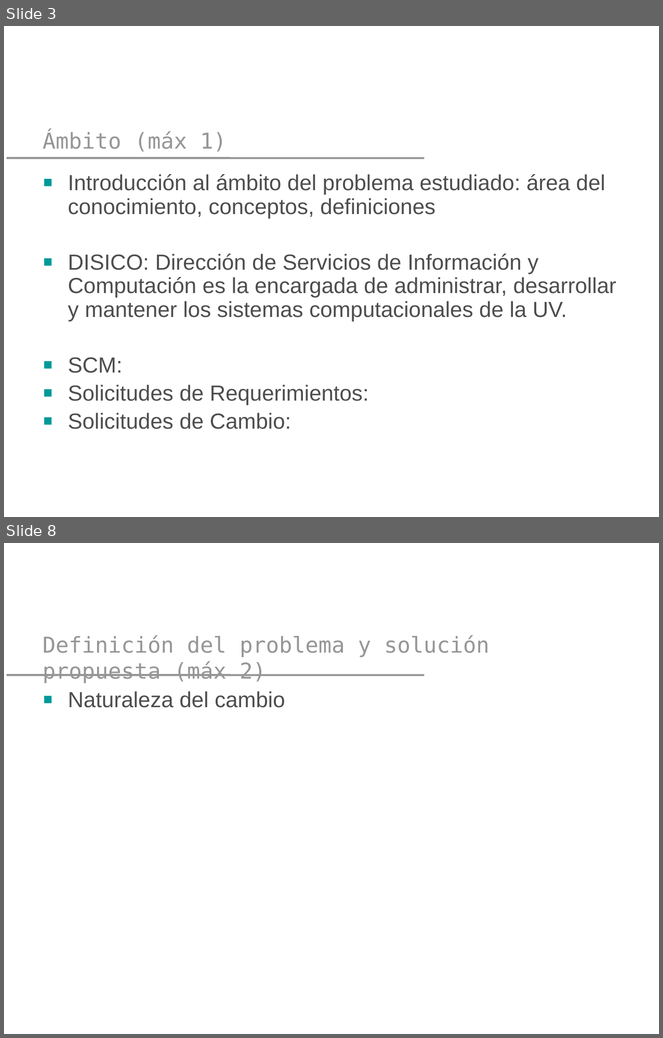
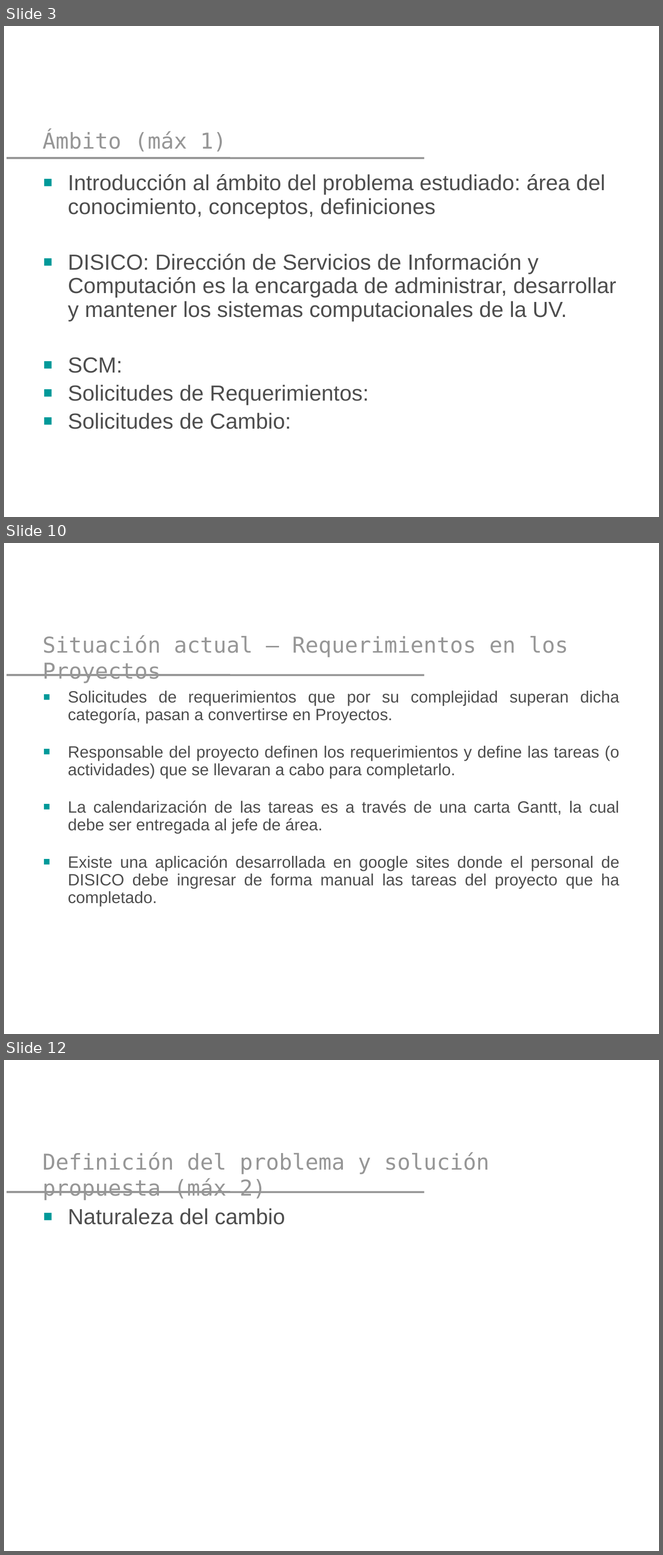
Before and after one commit to yano2h/TESIS, a slide deck: Presentaciones/Plantilla Pres 2_2012.pptx. Shown one above the other, each under a label of ours: slides 3 and 8 before the commit, slides 3, 10 and 12 after it; the slides between them are not shown. The pictures are 663x1038 and 663x1555 pixels, drawn with LibreOffice and Linux fonts; fonts in the diff are those of the drawing; background and template pictures are left out. Boxes give left, top, right and bottom in pixels: in the first picture for what was removed or moved away, otherwise in the second. Text is boxed around its words. In the diff, an @@ line names an element or a change of style, - is before the commit and + after.

```diff
--- a/Presentaciones/Plantilla Pres 2_2012.pptx
+++ b/Presentaciones/Plantilla Pres 2_2012.pptx
@@ slide 10 added at bbox=[4, 543, 659, 1034], background picture (left out); not listed: 1 template element that a slide beside it also shows @@
@@ title added at bbox=[42, 635, 569, 683], 24 pt, text #969696 @@
+Situación actual – Requerimientos en los Proyectos
@@ text added at bbox=[68, 691, 620, 906], 18 pt, text #4D4D4D @@
+■ Solicitudes de requerimientos que por su complejidad superan dicha categoría, pasan a convertirse en Proyectos.
+■ Responsable del proyecto definen los requerimientos y define las tareas (o actividades) que se llevaran a cabo para completarlo.
+■ La calendarización de las tareas es a través de una carta Gantt, la cual debe ser entregada al jefe de área.
+■ Existe una aplicación desarrollada en google sites donde el personal de DISICO debe ingresar de forma manual las tareas del proyecto que ha completado.
@@ what was slide 8 is now slide 12 @@
```
Also in this commit, not shown: 12 slides changed, 7 other slides added, 4 slides removed.
